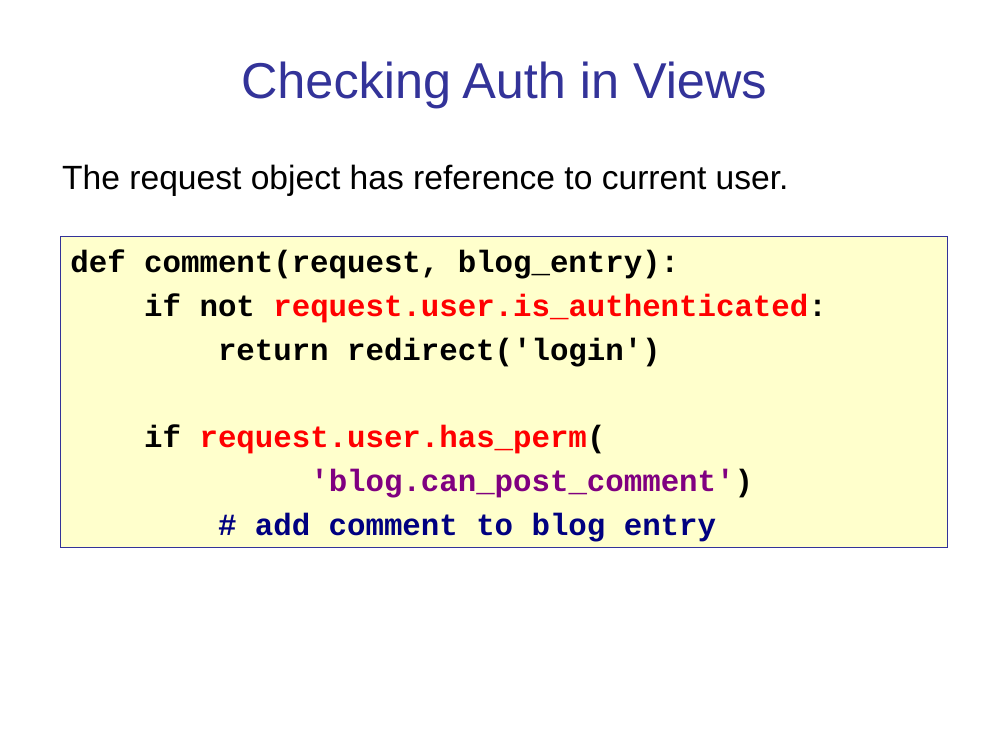
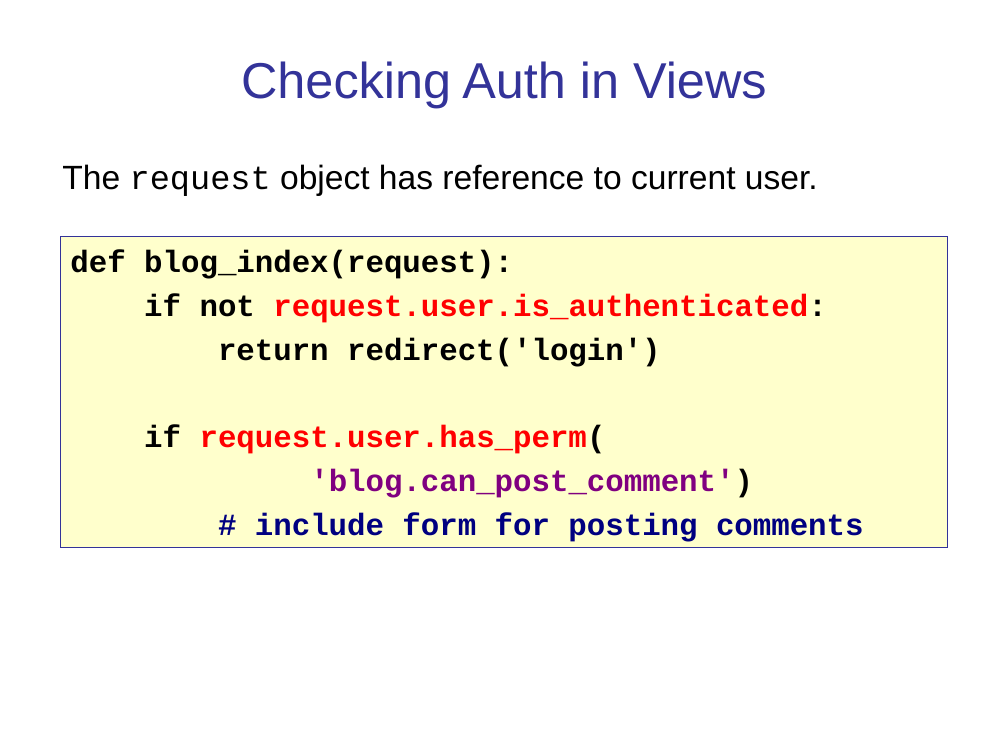
Before and after one commit to cpske/ISP, a slide deck: slide 20 of authentication/Authentication-and-Authorization.ppt. Drawn at 1008x756 pixels with LibreOffice and Linux fonts; fonts in the diff are those of the drawing. Boxes give left, top, right and bottom in pixels: in the first picture for what was removed or moved away, otherwise in the second. Text is boxed around its words. In the diff, an @@ line names an element or a change of style, - is before the commit and + after.

Commit message:
minor updates to auth material

```diff
--- a/authentication/Authentication-and-Authorization.ppt
+++ b/authentication/Authentication-and-Authorization.ppt
@@ text "The request object has reference ..." at <box>62,164,818,196</box>: font Arial to Courier New in "request"; indent changed @@
@@ text in rectangle at <box>70,250,513,279</box>: text changed @@
-def comment(request, blog_entry):
+def blog_index(request):
@@ text in rectangle at <box>255,513,864,542</box>: text changed @@
-# add comment to blog entry
+# include form for posting comments
```
Also in this commit, not shown: 18 other slides changed, 1 slide added, 4 other files.
